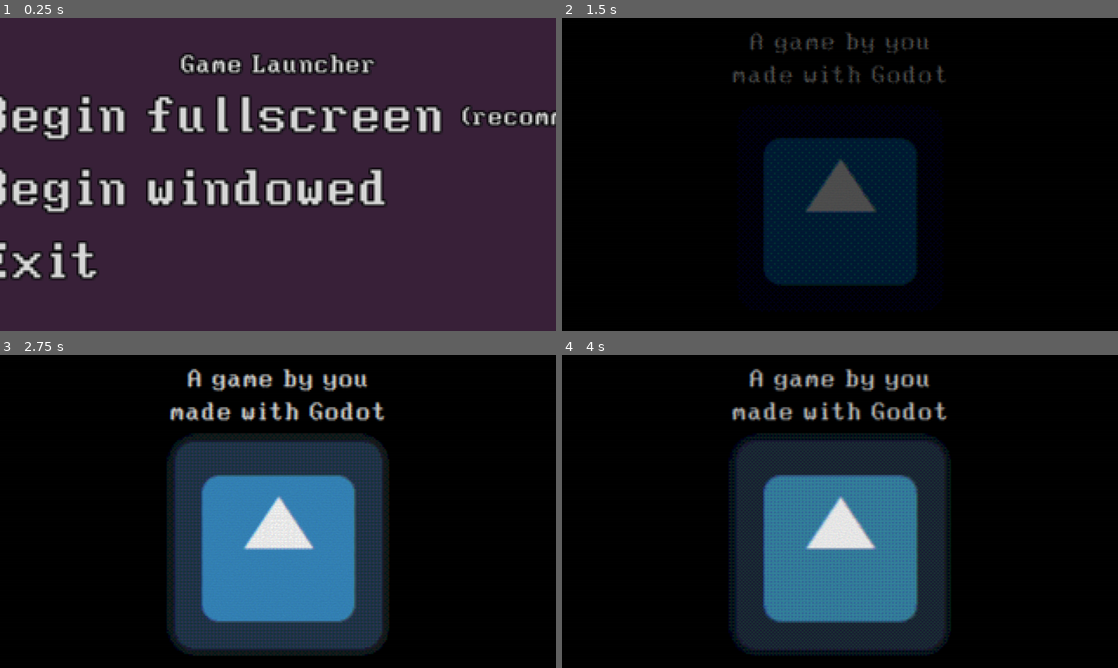
Above: before the commit, frames 1-4 (two rows, left to right).
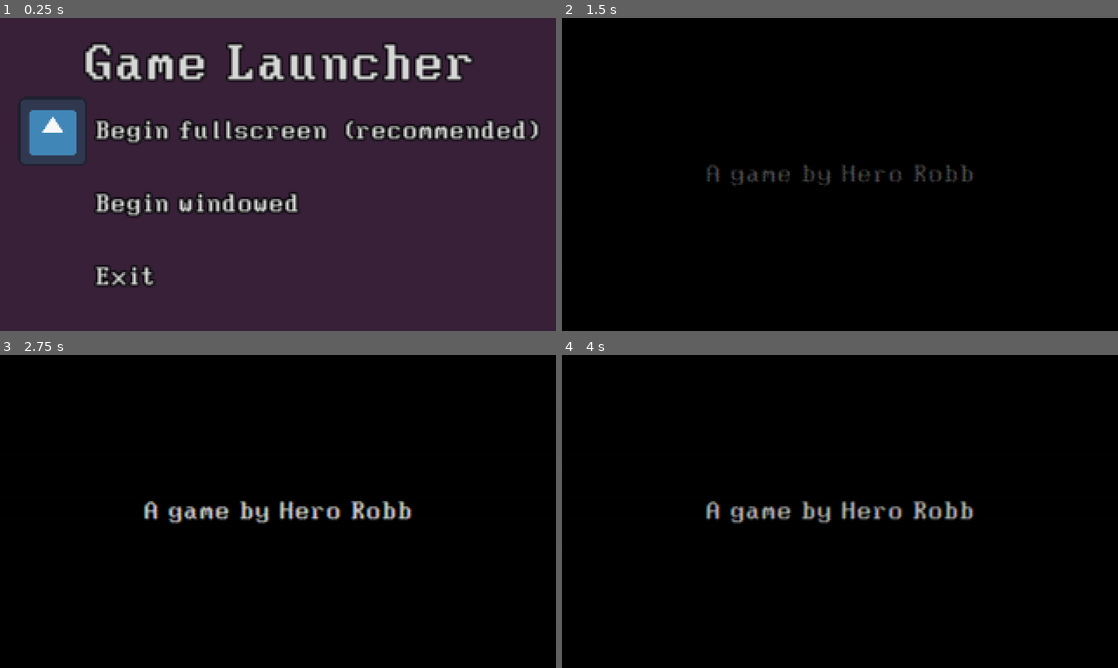
Above: after the commit, the same moments.

Repository: HeroRobb/godot-psx-starter-project
Game: Godot game, scene res://management/game_manager.tscn
Two runs of this game, one before a commit and one after it. Both use one fixed random seed, a clock stepped at 60 frames per second and the inputs below. The engine's default icon, where the game draws it, is replaced by a stand-in: a white triangle on a blue panel in a dark square.
Inputs (mouse positions are in pixels of both pictures, inside the frame that each line leads up to):
- Up to frame 1 (0.25 s): no input
- Up to frame 2 (1.5 s): tap Enter (ui_accept) at 0.5, 0.77 s; move the mouse to (840, 118) at 0.52 s; hold Right (ui_right) 0.53-1.28 s; hold E (interact) 0.53-1.28 s; click (840, 118) at 0.67 s; move the mouse to (728, 190) at 1.27 s; hold Down (ui_down) from 1.28 s (still down); tap 0 at 1.35 s
- Up to frame 3 (2.75 s): tap Enter (ui_accept) at 1.52 s; move the mouse to (333, 442) at 2.02 s; release Down (ui_down) at 2.03 s; hold Right (ui_right) from 2.03 s (still down); tap 1 at 2.1 s
- Up to frame 4 (4 s): move the mouse to (812, 574) at 2.77 s; release Right (ui_right) at 2.78 s; hold Up (ui_up) 2.78-3.53 s; tap 2 at 2.85 s; click (812, 574) at 2.92 s; tap Enter (ui_accept) at 3.02, 3.5, 3.77 s; move the mouse to (1006, 558) at 3.52 s; hold Left (ui_left) from 3.53 s (still down); tap 3 at 3.6 s

The runs differ from the first frame. In frame 1, 19% of the frame differs, in the area x 0-100%, y 7-86%; in frame 2, 15%; in frame 3, 30%, in the area x 25-75%, y 4-96%; in frame 4, 29%.

Commit message:
added more editor functionality to intro

Diff:
--- a/levels/example_1/geometry_example_1.tscn
+++ b/levels/example_1/geometry_example_1.tscn
@@ -1,6 +1,4 @@
-[gd_scene load_steps=6 format=3 uid="uid://crpw0poxlnv6y"]
-
-[ext_resource type="Script" path="res://levels/test_level.gd" id="1_7n308"]
+[gd_scene load_steps=8 format=3 uid="uid://crpw0poxlnv6y"]
 
 [sub_resource type="Shader" id="Shader_fam0t"]
 code = "//*** *** *** *** *** *** *** *** *** *** *** ***//
@@ -135,8 +133,45 @@
 subdivide_width = 20
 subdivide_depth = 20
 
+[sub_resource type="Animation" id="Animation_nt5qb"]
+length = 0.001
+tracks/0/type = "value"
+tracks/0/imported = false
+tracks/0/enabled = true
+tracks/0/path = NodePath("Floor:mesh:material:shader_parameter/albedo_color")
+tracks/0/interp = 1
+tracks/0/loop_wrap = true
+tracks/0/keys = {
+"times": PackedFloat32Array(0),
+"transitions": PackedFloat32Array(1),
+"update": 0,
+"values": [Color(1, 1, 1, 1)]
+}
+
+[sub_resource type="Animation" id="Animation_dafco"]
+resource_name = "rainbow"
+length = 20.0
+loop_mode = 1
+tracks/0/type = "value"
+tracks/0/imported = false
+tracks/0/enabled = true
+tracks/0/path = NodePath("Floor:mesh:material:shader_parameter/albedo_color")
+tracks/0/interp = 1
+tracks/0/loop_wrap = true
+tracks/0/keys = {
+"times": PackedFloat32Array(0, 5, 10, 15, 20),
+"transitions": PackedFloat32Array(1, 1, 1, 1, 1),
+"update": 0,
+"values": [Color(1, 1, 1, 1), Color(1, 0.482353, 0.94902, 1), Color(0.439216, 1, 0.85098, 1), Color(0.996078, 1, 0.564706, 1), Color(1, 1, 1, 1)]
+}
+
+[sub_resource type="AnimationLibrary" id="AnimationLibrary_54pff"]
+_data = {
+"RESET": SubResource("Animation_nt5qb"),
+"rainbow": SubResource("Animation_dafco")
+}
+
 [node name="GeometryExample1" type="Node3D"]
-script = ExtResource("1_7n308")
 
 [node name="Floor" type="CSGMesh3D" parent="."]
 transform = Transform3D(1, 0, 0, 0, 1, 0, 0, 0, 1, 0, -0.501096, 0)
@@ -162,3 +197,9 @@
 [node name="Floor5" type="CSGMesh3D" parent="."]
 transform = Transform3D(-4.37114e-08, -1, 0, -4.37114e-08, 0, -1, 1, -4.37114e-08, -4.37114e-08, 10.6557, -0.501096, 9.02889e-07)
 mesh = SubResource("BoxMesh_1vxcn")
+
+[node name="AnimationPlayer" type="AnimationPlayer" parent="."]
+autoplay = "rainbow"
+libraries = {
+"": SubResource("AnimationLibrary_54pff")
+}
--- a/levels/intro.gd
+++ b/levels/intro.gd
@@ -1,17 +1,34 @@
 extends Control
 
 
-@export var next_scene_id: Global.LEVELS = Global.LEVELS.MAIN_MENU
+const _DEVELOPER_CREDIT_TEXT = "A game by %s"
+const _QUOTE_ATTRIBUTION_TEXT = "- %s"
+
+
+@export var next_level_id: Global.LEVELS = Global.LEVELS.MAIN_MENU
 @export var content_warning_sound: Global.SFX = Global.SFX.NJB
+@export var developer_name: String = "Hero Robb"
+@export_multiline var content_warning: String = "This game contains themes of violence and abuse that some may find disturbing."
+@export var show_quote: bool = true
+@export_multiline var opening_quote: String = "\"No live organism can continue for long to exist sanely under conditions of absolute reality\""
+@export var quote_attribution: String = "Shirley Jackson, The Haunting of Hill House"
 
 var _intro_skipped: bool = false
 
 @onready var _animation_player: AnimationPlayer = $AnimationPlayer
 @onready var _held_input_check: HeldInputCheck = $HeldInputCheck
+@onready var _developer_credit_label: Label = %DeveloperCreditLabel
+@onready var _content_warning_label: Label = %ContentWarningLabel
+@onready var _quote_label: Label = %QuoteLabel
+@onready var _quote_credit_label: Label = %QuoteCreditLabel
 
 
 func _ready():
 	_held_input_check.input_held.connect(_skip_intro)
+	_developer_credit_label.text = _DEVELOPER_CREDIT_TEXT % developer_name
+	_content_warning_label.text = content_warning
+	_quote_label.text = opening_quote
+	_quote_credit_label.text = _QUOTE_ATTRIBUTION_TEXT % quote_attribution
 	_show_intro()
 
 
@@ -22,7 +39,7 @@
 	_animation_player.stop()
 	_animation_player.animation_finished.emit()
 	SoundManager.stop_sfx()
-	SignalManager.change_scene_needed.emit(next_scene_id)
+	SignalManager.change_scene_needed.emit(next_level_id)
 
 
 func _show_intro() -> void:
@@ -31,10 +48,25 @@
 	if _intro_skipped:
 		_skip_intro()
 		return
+
+	_animation_player.play("made_with_tools")
+	await _animation_player.animation_finished
+	if _intro_skipped:
+		_skip_intro()
+		return
 	SoundManager.play_sfx(Global.SFX.NJB)
+
 	_animation_player.play("content_warning")
 	await _animation_player.animation_finished
 	if _intro_skipped:
 		_skip_intro()
 		return
-	SignalManager.change_scene_needed.emit(next_scene_id)
+
+	if show_quote:
+		_animation_player.play("quote")
+		await _animation_player.animation_finished
+		if _intro_skipped:
+			_skip_intro()
+			return
+
+	SignalManager.change_scene_needed.emit(next_level_id)
--- a/levels/intro.tscn
+++ b/levels/intro.tscn
@@ -55,6 +55,54 @@
 "update": 0,
 "values": [Color(1, 1, 1, 1)]
 }
+tracks/4/type = "value"
+tracks/4/imported = false
+tracks/4/enabled = true
+tracks/4/path = NodePath("Intro/MadeWithTools:visible")
+tracks/4/interp = 1
+tracks/4/loop_wrap = true
+tracks/4/keys = {
+"times": PackedFloat32Array(0),
+"transitions": PackedFloat32Array(1),
+"update": 1,
+"values": [false]
+}
+tracks/5/type = "value"
+tracks/5/imported = false
+tracks/5/enabled = true
+tracks/5/path = NodePath("Intro/MadeWithTools:modulate")
+tracks/5/interp = 1
+tracks/5/loop_wrap = true
+tracks/5/keys = {
+"times": PackedFloat32Array(0),
+"transitions": PackedFloat32Array(1),
+"update": 0,
+"values": [Color(1, 1, 1, 1)]
+}
+tracks/6/type = "value"
+tracks/6/imported = false
+tracks/6/enabled = true
+tracks/6/path = NodePath("Intro/Quote:visible")
+tracks/6/interp = 1
+tracks/6/loop_wrap = true
+tracks/6/keys = {
+"times": PackedFloat32Array(0),
+"transitions": PackedFloat32Array(1),
+"update": 1,
+"values": [false]
+}
+tracks/7/type = "value"
+tracks/7/imported = false
+tracks/7/enabled = true
+tracks/7/path = NodePath("Intro/Quote:modulate")
+tracks/7/interp = 1
+tracks/7/loop_wrap = true
+tracks/7/keys = {
+"times": PackedFloat32Array(0),
+"transitions": PackedFloat32Array(1),
+"update": 0,
+"values": [Color(1, 1, 1, 1)]
+}
 
 [sub_resource type="Animation" id="Animation_otxfa"]
 resource_name = "content_warning"
@@ -112,32 +160,60 @@
 "values": [Color(0, 0, 0, 1), Color(1, 1, 1, 1), Color(1, 1, 1, 1), Color(0, 0, 0, 1)]
 }
 
-[sub_resource type="Animation" id="Animation_s2qqu"]
-resource_name = "show_menu"
-length = 2.0
-tracks/0/type = "value"
-tracks/0/imported = false
-tracks/0/enabled = true
-tracks/0/path = NodePath("ActualMenu:visible")
-tracks/0/interp = 1
-tracks/0/loop_wrap = true
-tracks/0/keys = {
-"times": PackedFloat32Array(0, 2),
-"transitions": PackedFloat32Array(-2, -2),
+[sub_resource type="Animation" id="Animation_jlyes"]
+resource_name = "made_with_tools"
+length = 5.0
+tracks/0/type = "value"
+tracks/0/imported = false
+tracks/0/enabled = true
+tracks/0/path = NodePath("Intro/MadeWithTools:visible")
+tracks/0/interp = 1
+tracks/0/loop_wrap = true
+tracks/0/keys = {
+"times": PackedFloat32Array(0, 5),
+"transitions": PackedFloat32Array(1, 1),
 "update": 1,
 "values": [true, false]
 }
 tracks/1/type = "value"
 tracks/1/imported = false
 tracks/1/enabled = true
-tracks/1/path = NodePath("ActualMenu:modulate")
-tracks/1/interp = 1
-tracks/1/loop_wrap = true
-tracks/1/keys = {
-"times": PackedFloat32Array(0, 2),
-"transitions": PackedFloat32Array(-2, -2),
-"update": 0,
-"values": [Color(0, 0, 0, 1), Color(1, 1, 1, 1)]
+tracks/1/path = NodePath("Intro/MadeWithTools:modulate")
+tracks/1/interp = 1
+tracks/1/loop_wrap = true
+tracks/1/keys = {
+"times": PackedFloat32Array(0, 2, 3, 5),
+"transitions": PackedFloat32Array(1, 1, 1, 1),
+"update": 0,
+"values": [Color(0, 0, 0, 1), Color(1, 1, 1, 1), Color(1, 1, 1, 1), Color(0, 0, 0, 1)]
+}
+
+[sub_resource type="Animation" id="Animation_uyure"]
+resource_name = "quote"
+length = 10.0
+tracks/0/type = "value"
+tracks/0/imported = false
+tracks/0/enabled = true
+tracks/0/path = NodePath("Intro/Quote:visible")
+tracks/0/interp = 1
+tracks/0/loop_wrap = true
+tracks/0/keys = {
+"times": PackedFloat32Array(0, 10),
+"transitions": PackedFloat32Array(1, 1),
+"update": 1,
+"values": [true, false]
+}
+tracks/1/type = "value"
+tracks/1/imported = false
+tracks/1/enabled = true
+tracks/1/path = NodePath("Intro/Quote:modulate")
+tracks/1/interp = 1
+tracks/1/loop_wrap = true
+tracks/1/keys = {
+"times": PackedFloat32Array(0, 2, 8, 10),
+"transitions": PackedFloat32Array(1, 1, 1, 1),
+"update": 0,
+"values": [Color(0, 0, 0, 1), Color(1, 1, 1, 1), Color(1, 1, 1, 1), Color(0, 0, 0, 1)]
 }
 
 [sub_resource type="AnimationLibrary" id="AnimationLibrary_0rtqy"]
@@ -145,7 +221,8 @@
 "RESET": SubResource("Animation_jfgsx"),
 "content_warning": SubResource("Animation_otxfa"),
 "made_by_me": SubResource("Animation_y61lp"),
-"show_menu": SubResource("Animation_s2qqu")
+"made_with_tools": SubResource("Animation_jlyes"),
+"quote": SubResource("Animation_uyure")
 }
 
 [node name="Intro" type="Control"]
@@ -169,16 +246,38 @@
 [node name="VBoxContainer" type="VBoxContainer" parent="MadeByMe"]
 layout_mode = 2
 
-[node name="Label" type="Label" parent="MadeByMe/VBoxContainer"]
-layout_mode = 2
-text = "A game by you
-made with Godot"
+[node name="DeveloperCreditLabel" type="Label" parent="MadeByMe/VBoxContainer"]
+unique_name_in_owner = true
+layout_mode = 2
+text = "A game by Hero Robb"
 horizontal_alignment = 1
 vertical_alignment = 1
 
-[node name="TextureRect" type="TextureRect" parent="MadeByMe/VBoxContainer"]
-layout_mode = 2
+[node name="MadeWithTools" type="CenterContainer" parent="."]
+visible = false
+layout_mode = 1
+anchors_preset = 15
+anchor_right = 1.0
+anchor_bottom = 1.0
+grow_horizontal = 2
+grow_vertical = 2
+
+[node name="VBoxContainer" type="VBoxContainer" parent="MadeWithTools"]
+layout_mode = 2
+
+[node name="ToolsCreditLabel" type="Label" parent="MadeWithTools/VBoxContainer"]
+layout_mode = 2
+text = "made with Godot
+using HR PSX"
+horizontal_alignment = 1
+vertical_alignment = 1
+
+[node name="TextureRect" type="TextureRect" parent="MadeWithTools/VBoxContainer"]
+layout_mode = 2
+size_flags_vertical = 4
 texture = ExtResource("1_vgve5")
+expand_mode = 5
+stretch_mode = 3
 
 [node name="ContentWarning" type="TextureRect" parent="."]
 visible = false
@@ -191,7 +290,8 @@
 texture = ExtResource("2_y5dll")
 expand_mode = 2
 
-[node name="Label" type="Label" parent="ContentWarning"]
+[node name="ContentWarningLabel" type="Label" parent="ContentWarning"]
+unique_name_in_owner = true
 layout_mode = 1
 anchors_preset = 15
 anchor_right = 1.0
@@ -201,12 +301,35 @@
 theme_override_colors/font_outline_color = Color(0, 0, 0, 1)
 theme_override_constants/outline_size = 4
 theme_override_font_sizes/font_size = 24
-text = "There is a content warning here."
+text = "This game contains themes of violence and abuse that some may find disturbing."
 horizontal_alignment = 1
 vertical_alignment = 1
 autowrap_mode = 3
 visible_characters_behavior = 1
 
+[node name="Quote" type="CenterContainer" parent="."]
+visible = false
+layout_mode = 1
+anchors_preset = 15
+anchor_right = 1.0
+anchor_bottom = 1.0
+grow_horizontal = 2
+grow_vertical = 2
+
+[node name="VBoxContainer" type="VBoxContainer" parent="Quote"]
+layout_mode = 2
+
+[node name="QuoteLabel" type="Label" parent="Quote/VBoxContainer"]
+unique_name_in_owner = true
+layout_mode = 2
+horizontal_alignment = 1
+autowrap_mode = 3
+
+[node name="QuoteCreditLabel" type="Label" parent="Quote/VBoxContainer"]
+unique_name_in_owner = true
+layout_mode = 2
+theme_override_font_sizes/font_size = 12
+
 [node name="AnimationPlayer" type="AnimationPlayer" parent="."]
 root_node = NodePath("../..")
 libraries = {
--- a/levels/launcher.tscn
+++ b/levels/launcher.tscn
@@ -34,7 +34,7 @@
 layout_mode = 2
 theme_override_constants/separation = 2
 title = "Game Launcher"
-selection_font_size = 32
+title_font_size = 32
 
 [node name="MenuSelection" parent="CenterContainer/MenuSelectionContainer" instance=ExtResource("3_p5070")]
 layout_mode = 2
--- a/ui/main_menu.tscn
+++ b/levels/main_menu.tscn
@@ -1,6 +1,6 @@
 [gd_scene load_steps=5 format=3]
 
-[ext_resource type="Script" path="res://ui/main_menu.gd" id="1_4je0t"]
+[ext_resource type="Script" path="res://levels/main_menu.gd" id="1_4je0t"]
 [ext_resource type="Texture2D" uid="uid://susf0ur67j3h" path="res://materials/textures/warning_background.png" id="2_68rtq"]
 [ext_resource type="PackedScene" uid="uid://ckw4dv0xxi1wh" path="res://ui/menu_selection_container.tscn" id="2_mggqu"]
 [ext_resource type="PackedScene" uid="uid://d32vr0askpuce" path="res://ui/menu_selection.tscn" id="3_kmxv2"]
--- a/levels/test_level.gd
+++ /dev/null
@@ -1,5 +0,0 @@
-extends Node3D
-
-
-func _ready() -> void:
-	$Ceiling.show()
--- a/levels/test_level.tscn
+++ /dev/null
@@ -1,261 +0,0 @@
-[gd_scene load_steps=14 format=3 uid="uid://bf0dh6jvmbnov"]
-
-[ext_resource type="Script" path="res://levels/test_level.gd" id="1_m1n1t"]
-[ext_resource type="PackedScene" path="res://actors/demon_cute/demon_cute.tscn" id="4_etvb0"]
-[ext_resource type="PackedScene" uid="uid://cchk5cc6gsdpr" path="res://management/camera_manager.tscn" id="6_wjgpd"]
-
-[sub_resource type="Shader" id="Shader_fam0t"]
-code = "//*** *** *** *** *** *** *** *** *** *** *** ***//
-//*** === PSX unlit surface shader effect === ***//
-//*** ===          For Godot 4.0          === ***//
-//*** ===         By AestheticalZ         === ***//
-//*** === https://github.com/AestheticalZ === ***//
-//*** *** *** *** *** *** *** *** *** *** *** ***//
-//*** ===       Licensed under the:       === ***//
-//*** ===           MIT License           === ***//
-//*** *** *** *** *** *** *** *** *** *** *** ***//
-//*** ===    Derived from CC0 work by:    === ***//
-//*** ===           Mighty Duke           === ***//
-//*** *** *** *** *** *** *** *** *** *** *** ***//
-
-/*****************************************************************************
-MIT License
-
-Copyright (c) 2022 AestheticalZ
-
-Permission is hereby granted, free of charge, to any person obtaining a copy
-of this software and associated documentation files (the \"Software\"), to deal
-in the Software without restriction, including without limitation the rights
-to use, copy, modify, merge, publish, distribute, sublicense, and/or sell
-copies of the Software, and to permit persons to whom the Software is
-furnished to do so, subject to the following conditions:
-
-The above copyright notice and this permission notice shall be included in all
-copies or substantial portions of the Software.
-
-THE SOFTWARE IS PROVIDED \"AS IS\", WITHOUT WARRANTY OF ANY KIND, EXPRESS OR
-IMPLIED, INCLUDING BUT NOT LIMITED TO THE WARRANTIES OF MERCHANTABILITY,
-FITNESS FOR A PARTICULAR PURPOSE AND NONINFRINGEMENT. IN NO EVENT SHALL THE
-AUTHORS OR COPYRIGHT HOLDERS BE LIABLE FOR ANY CLAIM, DAMAGES OR OTHER
-LIABILITY, WHETHER IN AN ACTION OF CONTRACT, TORT OR OTHERWISE, ARISING FROM,
-OUT OF OR IN CONNECTION WITH THE SOFTWARE OR THE USE OR OTHER DEALINGS IN THE
-SOFTWARE.
-*****************************************************************************/
-
-shader_type spatial;
-render_mode unshaded, skip_vertex_transform, diffuse_lambert_wrap;
-
-uniform sampler2D albedo: hint_default_black, filter_nearest;
-uniform sampler2D emission: hint_default_black, filter_nearest;
-
-// The \"jumpiness\" of vertices.
-uniform float jitter: hint_range(0.0, 1.0) = 0.5;
-
-// If disabled, jitter will not affect the Z coordinate
-// of the vertex.
-uniform bool jitter_z_coordinate = true;
-
-// If disabled, makes vertices further away from the camera
-// less jittery.
-uniform bool jitter_depth_independent = true;
-
-// Enables the PS1 texture warping.
-uniform bool affine_texture_mapping = true;
-
-// Any alpha value below this will not be rendered.
-uniform float alpha_scissor: hint_range(0.0, 1.0) = 1.0;
-
-// Color to overlay on top of the albedo texture.
-uniform vec4 albedo_color: source_color = vec4(1.0);
-
-// Emission color.
-uniform vec4 emission_color: source_color = vec4(1.0);
-
-// Texture tiling.
-uniform vec2 texture_size = vec2(1.0);
-
-void vertex() {
-	VERTEX = (MODELVIEW_MATRIX * vec4(VERTEX, 1.0)).xyz;
-
-	float z_orig = VERTEX.z;
-	float i = (1.0 - jitter) * min(VIEWPORT_SIZE.x, VIEWPORT_SIZE.y) / 2.0;
-
-	if (jitter_depth_independent) {
-		float w = (PROJECTION_MATRIX * vec4(VERTEX, 1.0)).w;
-		VERTEX = round(VERTEX / w * i) / i * w;
-	} else {
-		VERTEX = round(VERTEX * i) / i;
-	}
-
-	if (!jitter_z_coordinate) {
-		VERTEX.z = z_orig;
-	}
-
-	if (affine_texture_mapping) {
-		UV *= VERTEX.z;
-	}
-}
-
-void fragment() {
-	vec2 uv = UV;
-
-	if (affine_texture_mapping) {
-		uv /= VERTEX.z;
-	}
-
-	uv /= texture_size;
-
-	// Overlay albedo color with the albedo texture.
-	ALBEDO = albedo_color.rgb * texture(albedo, uv).rgb;
-
-	ALPHA = texture(albedo, uv).a;
-	ALPHA_SCISSOR_THRESHOLD = alpha_scissor;
-
-	EMISSION = emission_color.rgb * texture(emission, uv).rgb;
-}
-"
-
-[sub_resource type="CompressedTexture2D" id="CompressedTexture2D_qp4is"]
-load_path = "res://.godot/imported/Tiles012_1K_Color.jpg-531498e2490be0f3d1ac6345a844c23c.s3tc.ctex"
-
-[sub_resource type="ShaderMaterial" id="ShaderMaterial_cuwit"]
-render_priority = 0
-shader = SubResource("Shader_fam0t")
-shader_parameter/jitter = 0.5
-shader_parameter/jitter_z_coordinate = true
-shader_parameter/jitter_depth_independent = true
-shader_parameter/affine_texture_mapping = true
-shader_parameter/alpha_scissor = 1.0
-shader_parameter/albedo_color = Color(1, 1, 1, 1)
-shader_parameter/emission_color = Color(1, 1, 1, 1)
-shader_parameter/texture_size = Vector2(0.05, 0.05)
-shader_parameter/albedo = SubResource("CompressedTexture2D_qp4is")
-
-[sub_resource type="BoxMesh" id="BoxMesh_1vxcn"]
-material = SubResource("ShaderMaterial_cuwit")
-size = Vector3(20, 1, 20)
-subdivide_width = 20
-subdivide_depth = 20
-
-[sub_resource type="ProceduralSkyMaterial" id="ProceduralSkyMaterial_embue"]
-
-[sub_resource type="Sky" id="Sky_ou28v"]
-sky_material = SubResource("ProceduralSkyMaterial_embue")
-
-[sub_resource type="Environment" id="Environment_jnttq"]
-background_mode = 2
-sky = SubResource("Sky_ou28v")
-tonemap_mode = 3
-fog_enabled = true
-fog_light_color = Color(0.517647, 0.552941, 0.607843, 1)
-fog_light_energy = 0.5
-fog_density = 0.03
-fog_height_density = 4.0
-volumetric_fog_sky_affect = 0.75
-
-[sub_resource type="Animation" id="Animation_d50y5"]
-length = 0.001
-tracks/0/type = "value"
-tracks/0/imported = false
-tracks/0/enabled = true
-tracks/0/path = NodePath("Floor:mesh:material:shader_parameter/albedo_color")
-tracks/0/interp = 1
-tracks/0/loop_wrap = true
-tracks/0/keys = {
-"times": PackedFloat32Array(0),
-"transitions": PackedFloat32Array(1),
-"update": 0,
-"values": [Color(1, 1, 1, 1)]
-}
-
-[sub_resource type="Animation" id="Animation_jnq2t"]
-resource_name = "rainbow"
-length = 20.0
-loop_mode = 1
-step = 1.0
-tracks/0/type = "value"
-tracks/0/imported = false
-tracks/0/enabled = true
-tracks/0/path = NodePath("Floor:mesh:material:shader_parameter/albedo_color")
-tracks/0/interp = 1
-tracks/0/loop_wrap = true
-tracks/0/keys = {
-"times": PackedFloat32Array(0, 5, 10, 15, 20),
-"transitions": PackedFloat32Array(1, 1, 1, 1, 1),
-"update": 0,
-"values": [Color(1, 1, 1, 1), Color(0.909804, 0.419608, 1, 1), Color(0.407843, 0.968627, 1, 1), Color(1, 0.92549, 0.505882, 1), Color(1, 1, 1, 1)]
-}
-
-[sub_resource type="AnimationLibrary" id="AnimationLibrary_r5bbc"]
-_data = {
-"RESET": SubResource("Animation_d50y5"),
-"rainbow": SubResource("Animation_jnq2t")
-}
-
-[node name="TestLevel" type="Node3D"]
-script = ExtResource("1_m1n1t")
-
-[node name="Floor" type="CSGMesh3D" parent="."]
-transform = Transform3D(1, 0, 0, 0, 1, 0, 0, 0, 1, 0, -0.501096, 0)
-mesh = SubResource("BoxMesh_1vxcn")
-
-[node name="Floor6" type="CSGMesh3D" parent="."]
-transform = Transform3D(1, 0, 0, 0, 1, 0, 0, 0, 1, 0, 9.948, 0)
-mesh = SubResource("BoxMesh_1vxcn")
-
-[node name="Floor2" type="CSGMesh3D" parent="."]
-transform = Transform3D(1, 0, 0, 0, -4.37114e-08, -1, 0, 1, -4.37114e-08, 0, -0.501096, 10)
-mesh = SubResource("BoxMesh_1vxcn")
-
-[node name="Floor4" type="CSGMesh3D" parent="."]
-transform = Transform3D(1, 0, 0, 0, -4.37114e-08, -1, 0, 1, -4.37114e-08, 0, -0.501096, -10)
-mesh = SubResource("BoxMesh_1vxcn")
-
-[node name="Floor3" type="CSGMesh3D" parent="."]
-transform = Transform3D(-4.37114e-08, -1, 0, -4.37114e-08, 0, -1, 1, -4.37114e-08, -4.37114e-08, -10.3443, -0.501096, -1.50506e-08)
-mesh = SubResource("BoxMesh_1vxcn")
-
-[node name="Floor5" type="CSGMesh3D" parent="."]
-transform = Transform3D(-4.37114e-08, -1, 0, -4.37114e-08, 0, -1, 1, -4.37114e-08, -4.37114e-08, 10.6557, -0.501096, 9.02889e-07)
-mesh = SubResource("BoxMesh_1vxcn")
-
-[node name="DemonCute" parent="." instance=ExtResource("4_etvb0")]
-transform = Transform3D(0.258819, 0, 0.965926, 0, 1, 0, -0.965926, 0, 0.258819, 0, 0, 4)
-
-[node name="DemonCute2" parent="." instance=ExtResource("4_etvb0")]
-transform = Transform3D(-0.866025, 0, 0.5, 0, 1, 0, -0.5, 0, -0.866025, 0, 0, -2)
-
-[node name="DemonCute3" parent="." instance=ExtResource("4_etvb0")]
-transform = Transform3D(0.866026, 0, 0.5, 0, 1, 0, -0.5, 0, 0.866026, -6, 0, 1)
-
-[node name="DemonCute4" parent="." instance=ExtResource("4_etvb0")]
-transform = Transform3D(0.866026, 0, 0.5, 0, 1, 0, -0.5, 0, 0.866026, 6, 0, 3)
-
-[node name="DemonCute5" parent="." instance=ExtResource("4_etvb0")]
-transform = Transform3D(0.866026, 0, 0.5, 0, 1, 0, -0.5, 0, 0.866026, -6, 0, -6)
-
-[node name="DemonCute6" parent="." instance=ExtResource("4_etvb0")]
-transform = Transform3D(-0.883103, 0, 0.469179, 0, 1, 0, -0.469179, 0, -0.883103, -5.25708, 4.76837e-07, 6.09611)
-
-[node name="DemonCute7" parent="." instance=ExtResource("4_etvb0")]
-transform = Transform3D(-0.114365, 0, -0.993439, 0, 1, 0, 0.993439, 0, -0.114365, 4.48725, 4.76837e-07, -4.36368)
-
-[node name="DemonCute8" parent="." instance=ExtResource("4_etvb0")]
-transform = Transform3D(-0.89858, 0, 0.438811, 0, 1, 0, -0.438811, 0, -0.89858, 4.59153, 4.76837e-07, 7.61068)
-
-[node name="Camera3DSide" type="Camera3D" parent="."]
-transform = Transform3D(-4.37114e-08, 0.258819, -0.965926, 0, 0.965926, 0.258819, 1, 1.13133e-08, -4.2222e-08, -10, 4, 0)
-
-[node name="Camera3DTop" type="Camera3D" parent="."]
-transform = Transform3D(1, 0, 0, 0, -4.37114e-08, 1, 0, -1, -4.37114e-08, 0, 9.94628, 1.77194e-07)
-
-[node name="CameraManager" parent="." instance=ExtResource("6_wjgpd")]
-
-[node name="WorldEnvironment" type="WorldEnvironment" parent="."]
-environment = SubResource("Environment_jnttq")
-
-[node name="AnimationPlayer" type="AnimationPlayer" parent="."]
-autoplay = "rainbow"
-libraries = {
-"": SubResource("AnimationLibrary_r5bbc")
-}
--- a/management/resource_manager.tscn
+++ b/management/resource_manager.tscn
@@ -39,7 +39,7 @@
 [sub_resource type="Resource" id="Resource_xouiv"]
 script = ExtResource("3_h3uyb")
 level_id = 0
-data_path = "res://ui/main_menu.tscn"
+data_path = "res://levels/main_menu.tscn"
 
 [sub_resource type="Resource" id="Resource_fj2x7"]
 script = ExtResource("3_h3uyb")
--- a/ui/held_input_check.gd
+++ b/ui/held_input_check.gd
@@ -7,13 +7,13 @@
 const _HELD_RATE = 12
 
 @export var _skip_action_name: String = "ui_accept"
-@export var _held_time: float = 4
+@export var _held_time: float = 2
 
 @onready var _progress_bar: ProgressBar = $HBoxContainer/VBoxContainer/ProgressBar
 
 
 func _ready():
-	_progress_bar.max_value = _held_time * 10
+	_progress_bar.max_value = _held_time * 20
 	hide()
 
 
Not shown: 1 places in levels/intro.tscn that only renumber resources
Renamed: ui/main_menu.gd -> levels/main_menu.gd
